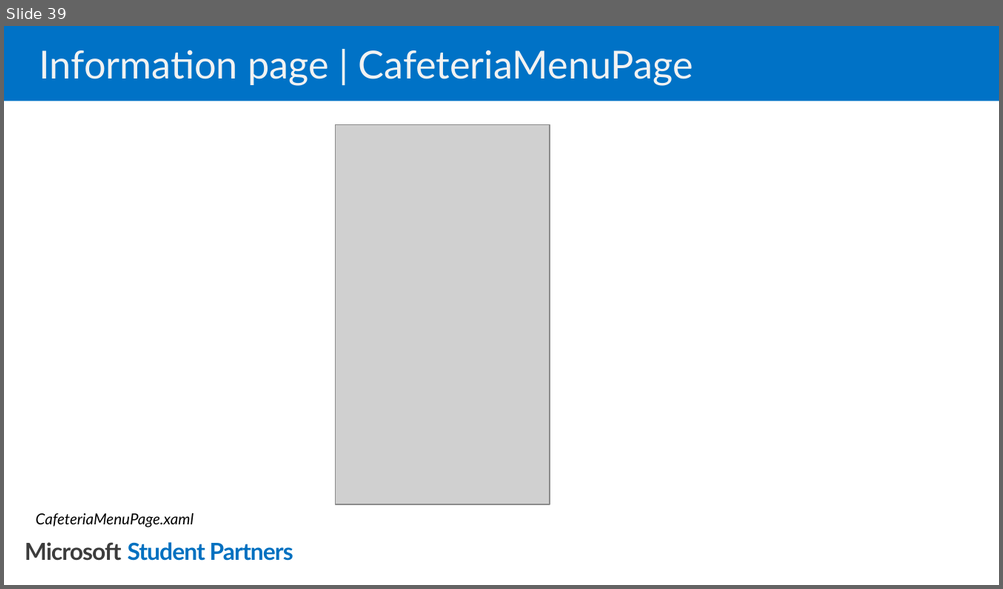
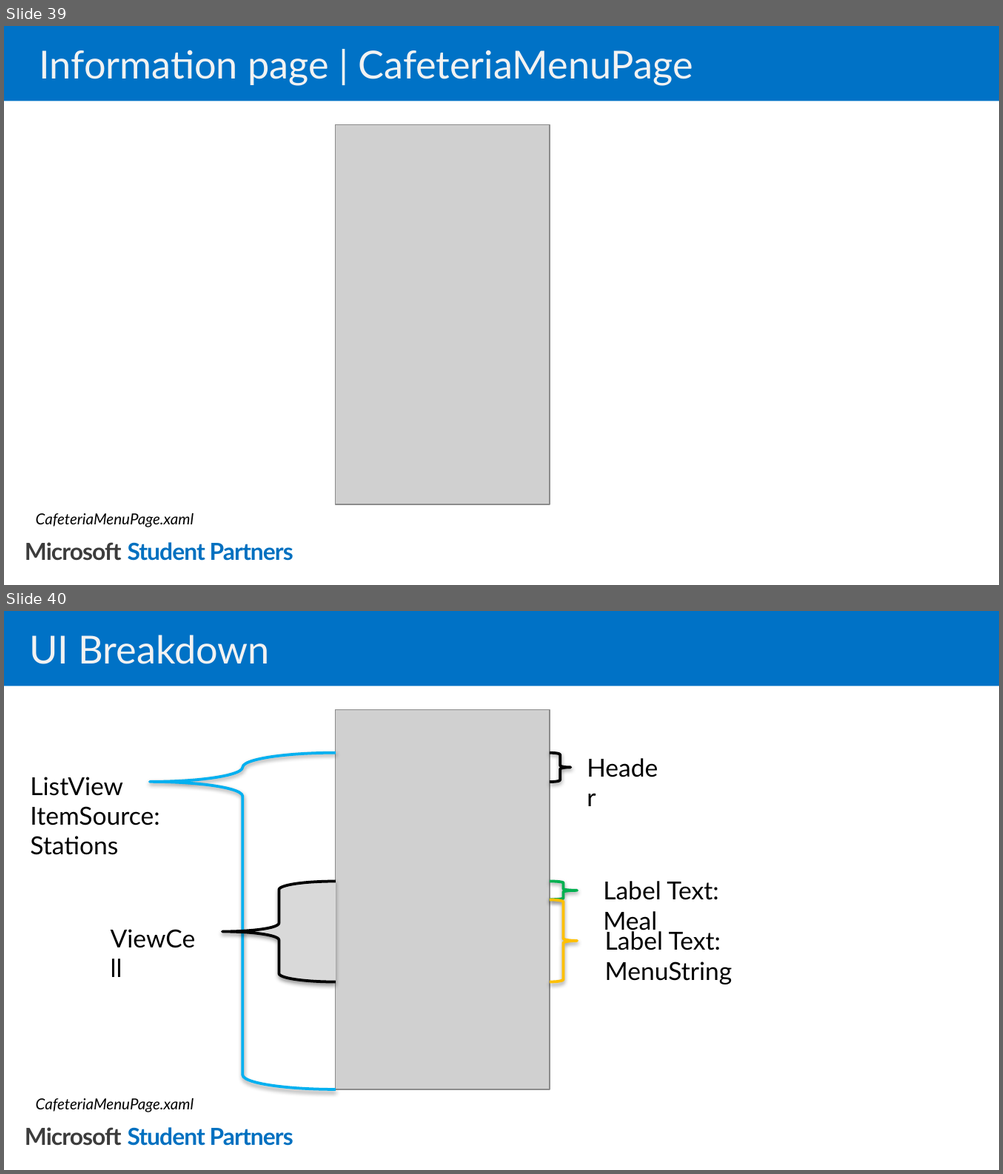
Before and after one commit to michstmatt/Xamarin.Forms-MSU-Cafeteria, a slide deck: Xamarin Cafeteria Simple.pptx. Shown one above the other, each under a label of ours: slide 39 before the commit, slides 39 and 40 after it. The pictures are 1003x589 and 1003x1174 pixels, drawn with LibreOffice and Linux fonts; fonts in the diff are those of the drawing; grey boxes stand for pictures; background and template pictures are left out. Boxes give left, top, right and bottom in pixels: in the first picture for what was removed or moved away, otherwise in the second. Text is boxed around its words. In the diff, an @@ line names an element or a change of style, - is before the commit and + after.

Commit message:
Updates to simple

```diff
--- a/Xamarin Cafeteria Simple.pptx
+++ b/Xamarin Cafeteria Simple.pptx
@@ slide 40 added at [4, 611, 999, 1170], background picture (left out); not listed: 2 template elements that a slide beside it also shows @@
@@ title added at [29, 635, 270, 664], 28 pt, text #F2F2F2 @@
+UI Breakdown
@@ picture added at [336, 710, 549, 1091] @@
@@ left brace added at [149, 753, 336, 1091], outline #00B0F0 2 pt @@
@@ right brace added at [549, 753, 570, 782], outline #000000 2 pt @@
@@ text added at [577, 747, 671, 787], 18 pt, text #000000 @@
+Header
@@ text added at [30, 777, 159, 855], 18 pt, text #000000 @@
+ListView
+ItemSource: Stations
@@ left brace added at [223, 882, 336, 982], fill #D9D9D9, outline #000000 2 pt @@
@@ right brace added at [549, 882, 577, 900], outline #00B050 2 pt @@
@@ text added at [603, 881, 718, 934], 18 pt, text #000000 @@
+Label Text: Meal
@@ text added at [100, 918, 209, 958], 18 pt, text #000000 @@
+ViewCell
@@ right brace added at [549, 900, 577, 982], outline #FFC000 2 pt @@
@@ text added at [605, 929, 732, 985], 18 pt, text #000000 @@
+Label Text: MenuString
@@ text added at [36, 1099, 193, 1113], 11 pt, text #000000, italic @@
+CafeteriaMenuPage.xaml
```
